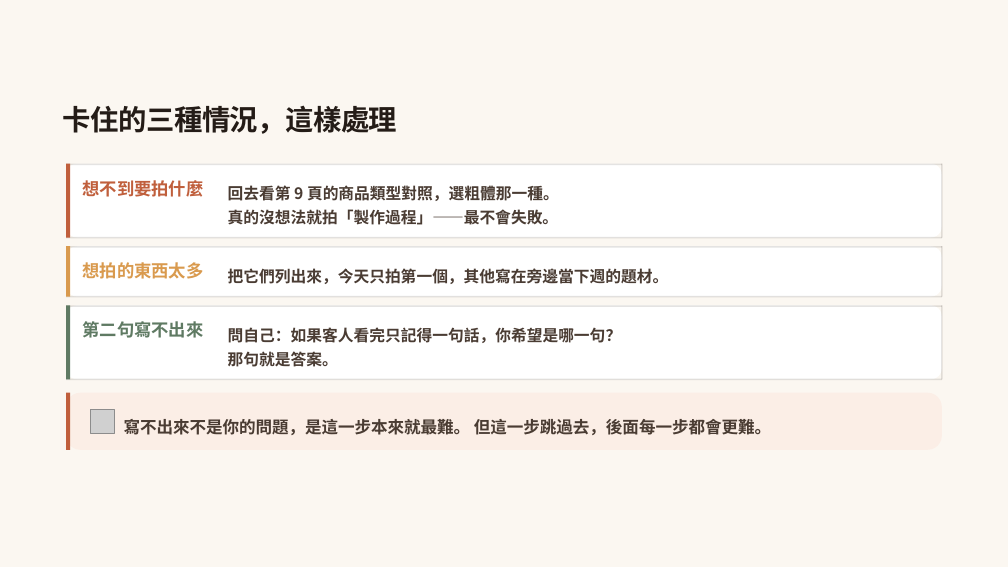
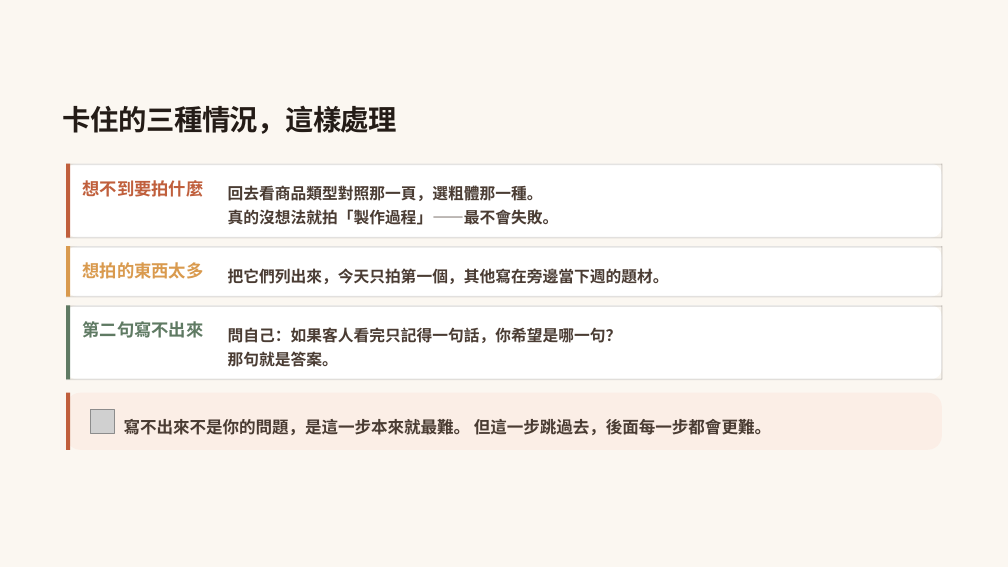
Before and after one commit to ja9705110/gogoeveryday, a slide deck: slide 72 of photo-course-2/手機拍攝商品與影像編修基礎2_商品短影音.pptx (slide 13 before the commit). Drawn at 1008x567 pixels with LibreOffice and Linux fonts; fonts in the diff are those of the drawing; grey boxes stand for pictures; background and template pictures are left out. Boxes give left, top, right and bottom in pixels: in the first picture for what was removed or moved away, otherwise in the second. Text is boxed around its words. In the diff, an @@ line names an element or a change of style, - is before the commit and + after.

```diff
--- a/photo-course-2/手機拍攝商品與影像編修基礎2_商品短影音.pptx
+++ b/photo-course-2/手機拍攝商品與影像編修基礎2_商品短影音.pptx
@@ text at bbox=[228, 185, 543, 201]: text changed @@
-回去看第 9 頁的商品類型對照，選粗體那一種。
+回去看商品類型對照那一頁，選粗體那一種。
```
Also in this commit, not shown: 13 other slides changed, 7 slides added, 11 slides removed, 8 other files.
